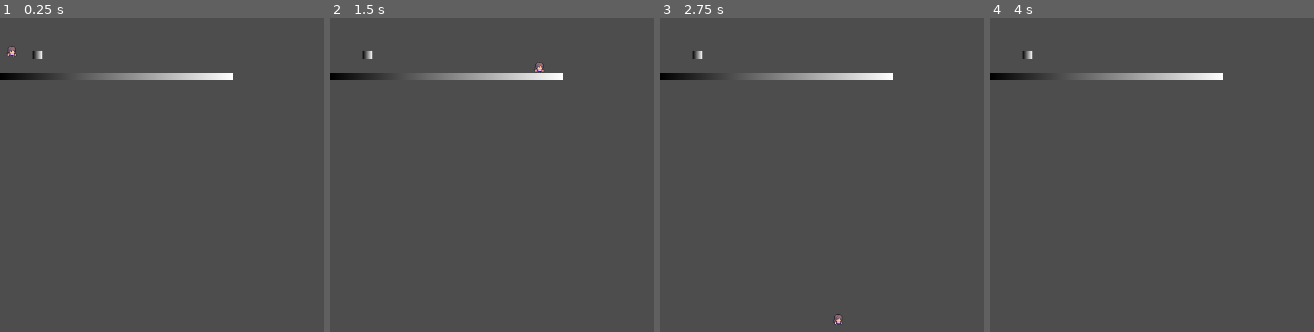
Above: before the commit, frames 1-4 (left to right).
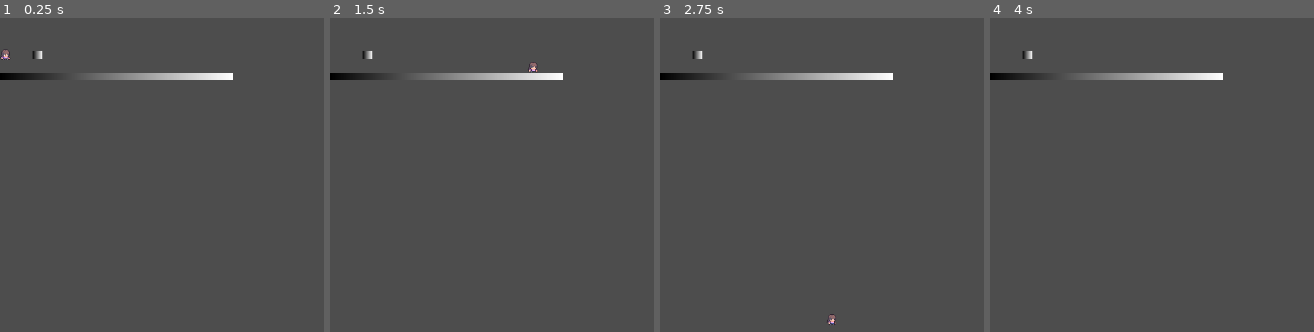
Above: after the commit, the same moments.

Repository: ajogerio/monkey-game
Game: Godot game, scene res://Scenes/player_scene.tscn
The game is run twice, just before and just after one commit, with the same random seed, the same clock (stepped at 60 frames per second) and the same inputs.
Inputs (mouse positions are in pixels of both pictures, inside the frame that each line leads up to):
- Up to frame 1 (0.25 s): no input
- Up to frame 2 (1.5 s): tap Enter at 0.5 s; move the mouse to (outside the picture) at 0.52 s; hold D (move_right) from 0.53 s (still down); click (outside the picture) at 0.6 s; tap W (jump) at 0.77 s; move the mouse to (569, 231) at 1.27 s; click (569, 231) at 1.35 s
- Up to frame 3 (2.75 s): tap W (jump) at 1.52 s; move the mouse to (outside the picture) at 2.02 s; release D (move_right) at 2.03 s; hold A (move_left) from 2.03 s (still down); click (outside the picture) at 2.1 s
- Up to frame 4 (4 s): tap Space at 2.75 s; move the mouse to (outside the picture) at 2.77 s; release A (move_left) at 2.78 s; hold D (move_right) from 2.78 s (still down); click (outside the picture) at 2.85 s; tap W (jump) at 3.02, 3.77 s; tap Enter at 3.5 s; move the mouse to (outside the picture) at 3.52 s; click (outside the picture) at 3.6 s

The runs differ from the first frame. In frame 1, 0.1% of the frame differs, in the area x 0-6%, y 8-14%; in frame 2, 0.1%; in frame 3, 0.1%; in frame 4, nothing differs.
Error after the commit: Cannot call method 'instantiate' on a null value. (res://Scripts/player.gd:46)

Commit message:
feat: add initial bullet spawning code

Diff:
--- a/Scenes/player_scene.tscn
+++ b/Scenes/player_scene.tscn
@@ -66,7 +66,7 @@
 position = Vector2(232, 57)
 
 [node name="Player" type="CharacterBody2D" parent="."]
-position = Vector2(-216, 5)
+position = Vector2(-225, 10)
 script = ExtResource("1_olb5b")
 metadata/_edit_group_ = true
 
@@ -83,6 +83,9 @@
 [node name="CollisionShape2D" type="CollisionShape2D" parent="Player"]
 visible = false
 shape = SubResource("RectangleShape2D_3laj3")
+
+[node name="Muzzle" type="Marker2D" parent="Player"]
+position = Vector2(10, 2)
 
 [node name="Floor" type="StaticBody2D" parent="."]
 position = Vector2(-63, 75)
--- a/Scripts/player.gd
+++ b/Scripts/player.gd
@@ -3,6 +3,11 @@
 const HORIZONTAL_SPEED = 300
 const GRAVITY_SPEED = 1000
 const JUMP_SPEED = 300
+
+# export allows us to modify the value in the inspector (right panel)
+# drag the cookie bullet scene into the slot in the inspector
+# so we have access to it now in the code
+@export var cookie_bullet_scene: PackedScene
 
 func _ready():
 	# play animation
@@ -27,3 +32,18 @@
 		velocity.y = -JUMP_SPEED # negative value so that it goes upwards (+y is up and -y is down)
 
 	move_and_slide()
+
+# the _unhandled_input function runs whenever there is a new input.
+# The input goes through UI first, then when its unhandled by the UI
+# part, it checks the nodes one by one and asks if the input belongs
+# to them. In this case, if we click, it belongs to us and we handle it
+# below
+func _unhandled_input(event):
+	if Input.is_action_just_pressed("shoot"):
+		shoot()
+
+func shoot() -> void:
+	var cookie_bullet = cookie_bullet_scene.instantiate() # make a new instance of the cookie bullet
+	cookie_bullet.global_position = $Muzzle.global_position # put the new bullet in the position of the muzzle
+	cookie_bullet.direction = $Muzzle.global_position.direction_to(get_global_mouse_position()) # set the direction vector of the cookie_bullet to be the vector from the muzzle to the mouse position
+	get_tree().current_scene.add_child(cookie_bullet)
